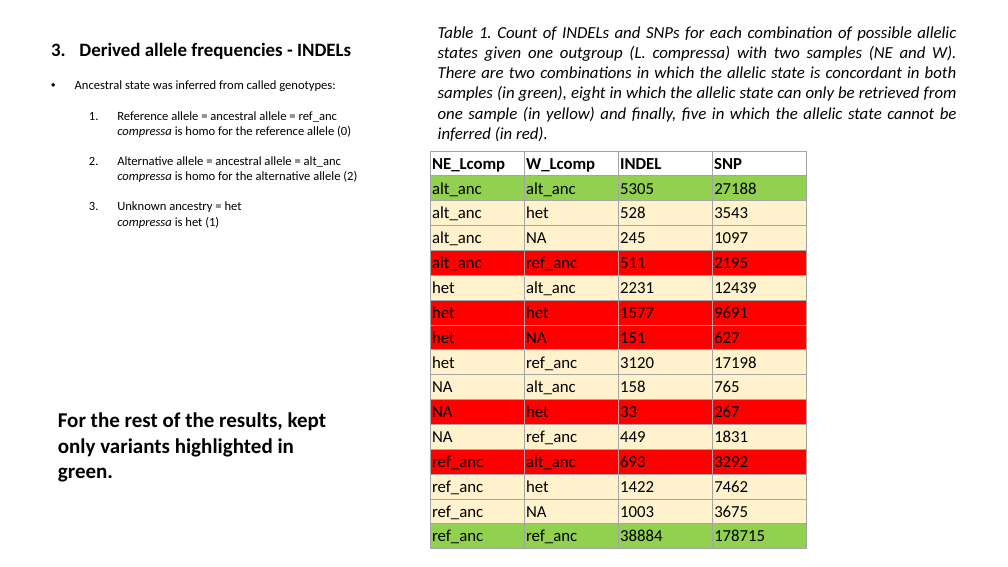
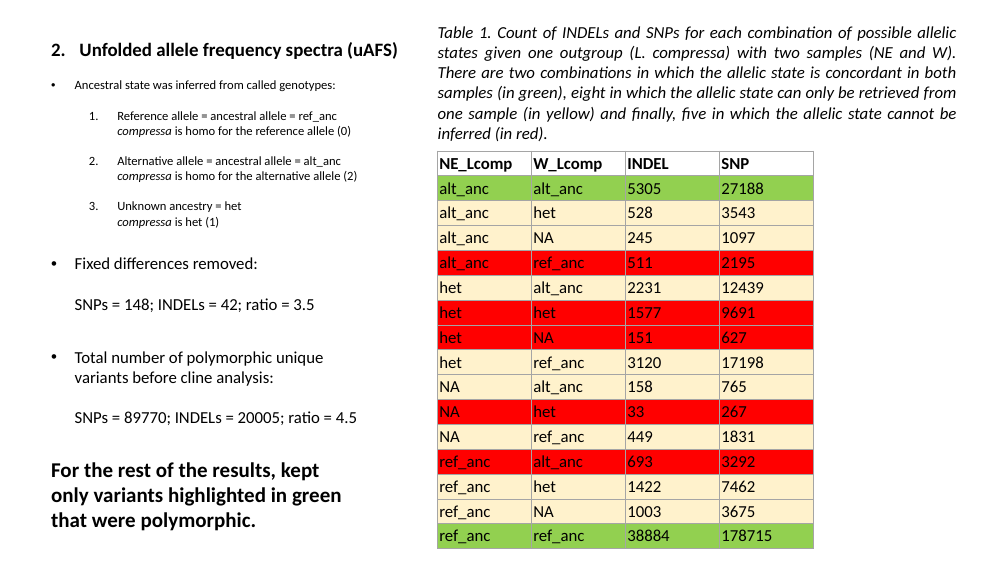
Before and after one commit to sam0per/Littorina_saxatilis_short_variants, a slide deck: slide 5 of short_genetic_variants/docs/short_indels_v02.pptx (slide 9 before the commit). Drawn at 1008x567 pixels with LibreOffice and Linux fonts; fonts in the diff are those of the drawing. Boxes give left, top, right and bottom in pixels: in the first picture for what was removed or moved away, otherwise in the second. Text is boxed around its words. In the diff, an @@ line names an element or a change of style, - is before the commit and + after.

```diff
--- a/short_genetic_variants/docs/short_indels_v02.pptx
+++ b/short_genetic_variants/docs/short_indels_v02.pptx
@@ text at <box>79,42,398,59</box>: text changed @@
-3. Derived allele frequencies - INDELs
+2. Unfolded allele frequency spectra (uAFS)
@@ table: place and size @@
-table at <box>430,151,805,549</box>
+table at <box>438,151,813,549</box>
@@ text added at <box>75,257,314,312</box>, 16 pt, text #000000 @@
+• Fixed differences removed:
+  SNPs = 148; INDELs = 42; ratio = 3.5
@@ text added at <box>75,351,357,425</box>, 16 pt, text #000000 @@
+• Total number of polymorphic unique variants before cline analysis:
+  SNPs = 89770; INDELs = 20005; ratio = 4.5
@@ text at <box>51,462,342,531</box>: text changed @@
-For the rest of the results, kept only variants highlighted in green.
+For the rest of the results, kept only variants highlighted in green that were polymorphic.
```
Also in this commit, not shown: 4 other slides changed, 5 slides added, 10 slides removed, 6 other files.
